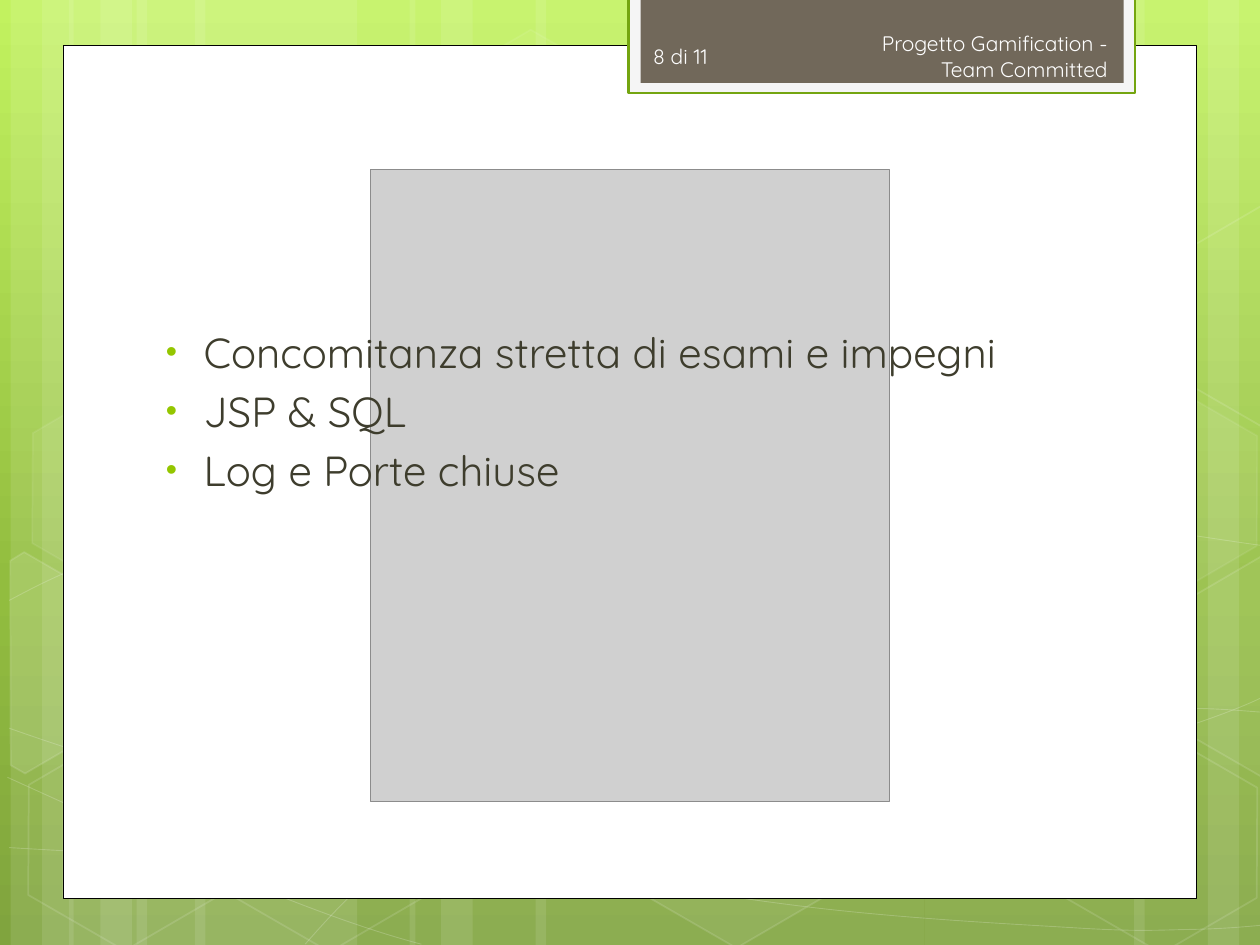
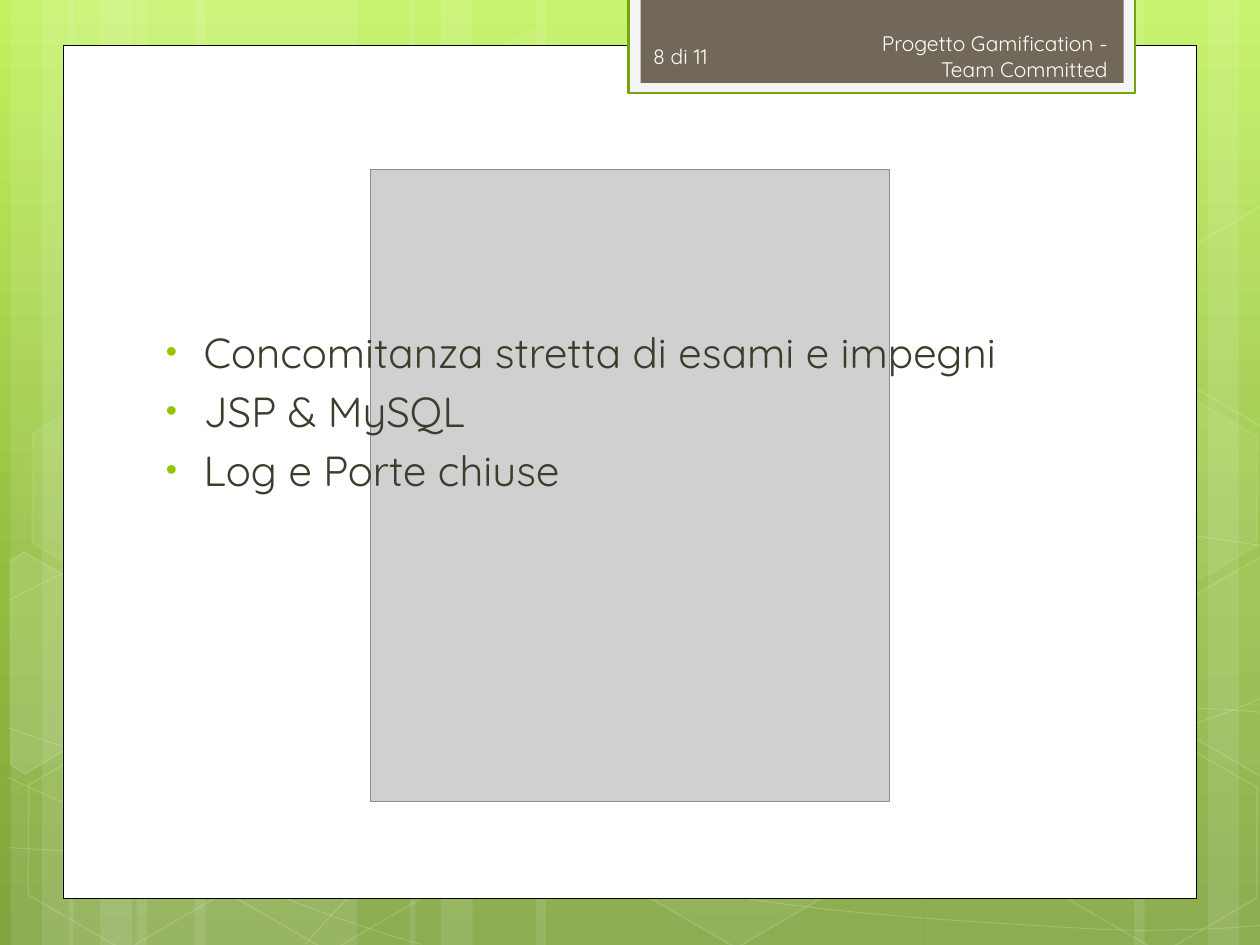
Before and after one commit to TeamCommitted/Team-Committed---Documenti, a slide deck: slide 8 of RQ/Esterni/Presentazione/RQ-Presentazione.pptx. Drawn at 1260x945 pixels with LibreOffice and Linux fonts; fonts in the diff are those of the drawing; grey boxes stand for pictures. Boxes give left, top, right and bottom in pixels: in the first picture for what was removed or moved away, otherwise in the second. Text is boxed around its words. In the diff, an @@ line names an element or a change of style, - is before the commit and + after.

```diff
--- a/RQ/Esterni/Presentazione/RQ-Presentazione.pptx
+++ b/RQ/Esterni/Presentazione/RQ-Presentazione.pptx
@@ text at (x1=204, y1=384, x2=465, y2=438): text changed @@
-• JSP & SQL
+• JSP & MySQL
```
Also in this commit, not shown: 4 other slides changed, 2 other files.
